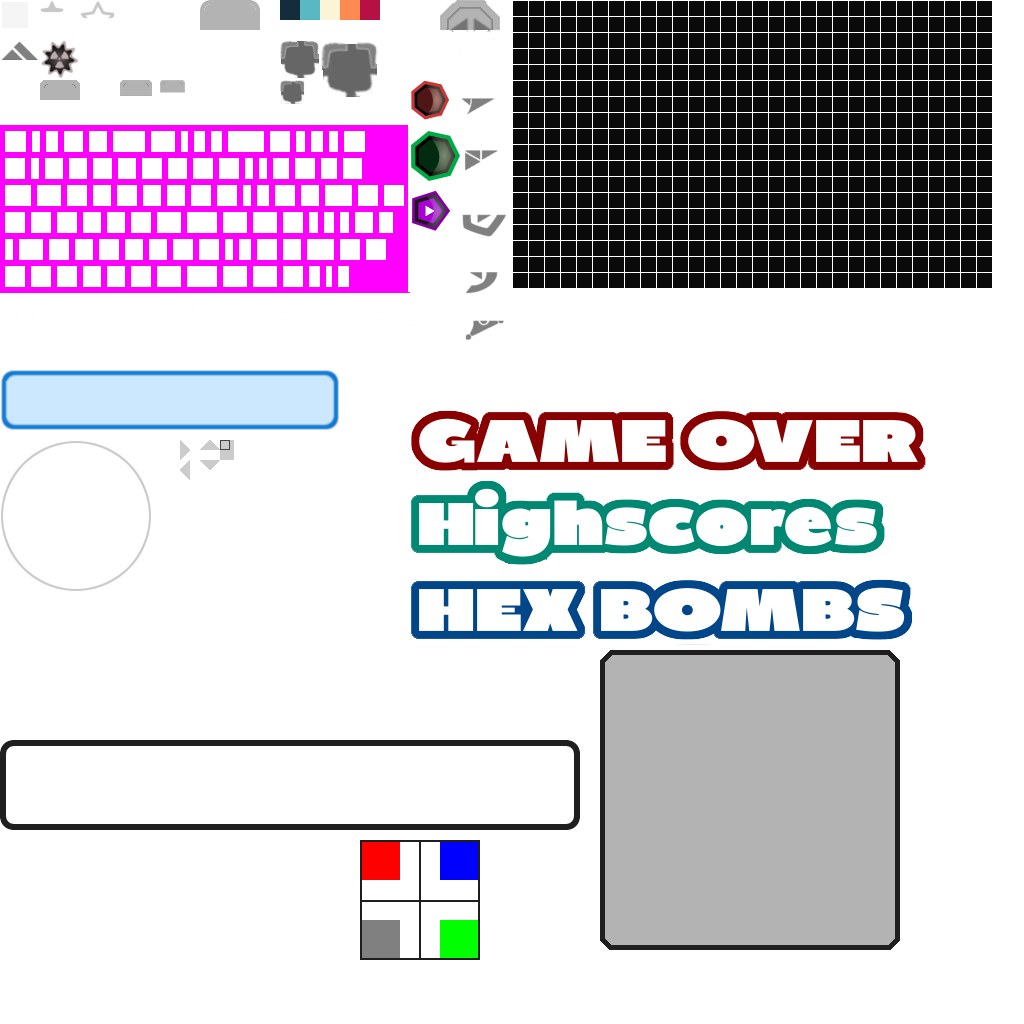
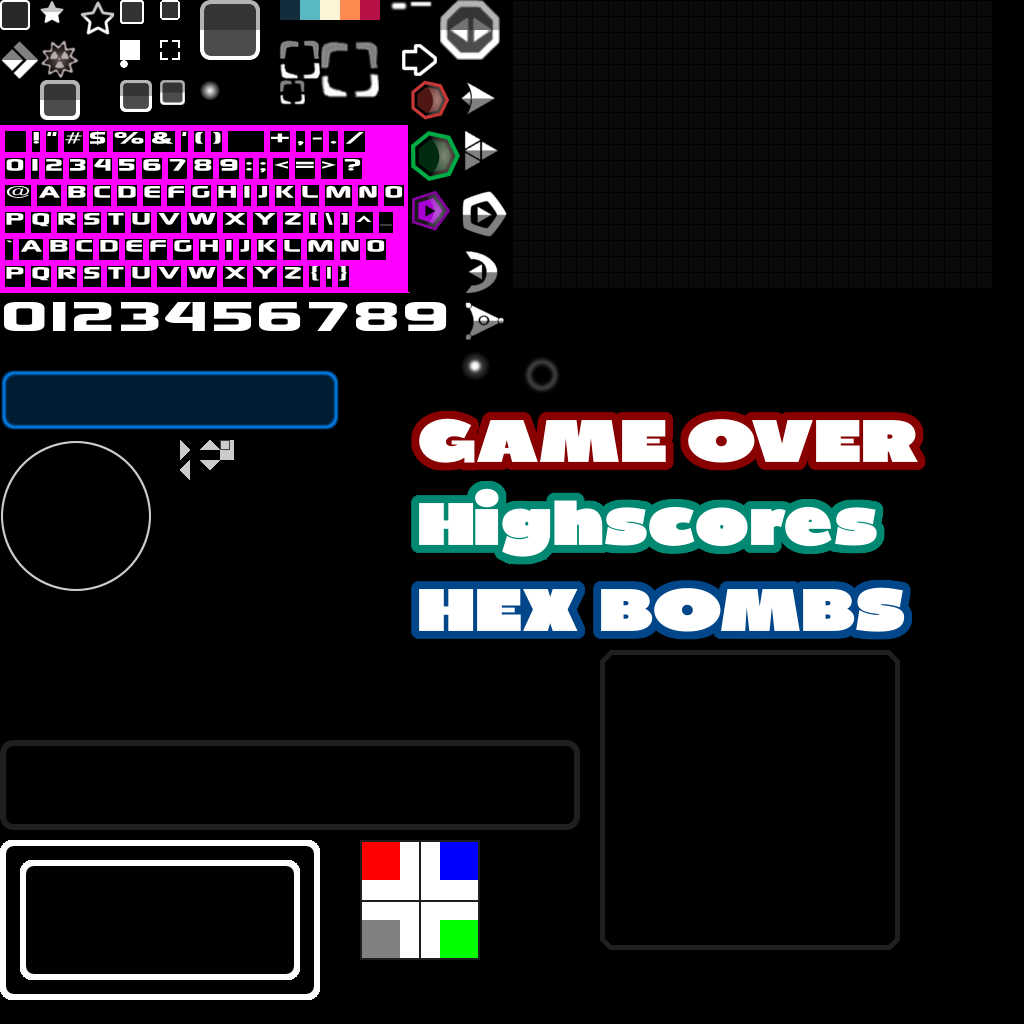
Before/after of a w=1024, h=1024 layered artwork. What changed in the layer stack:
added layer "Ebene #16" above "Ebene #15" over 466, 357, 484, 375
added layer "Ebene #14" (40%) above "Ebene #13" over 458, 349, 563, 396
showed "Ebene #7" over 0, 0, 1024, 1024
